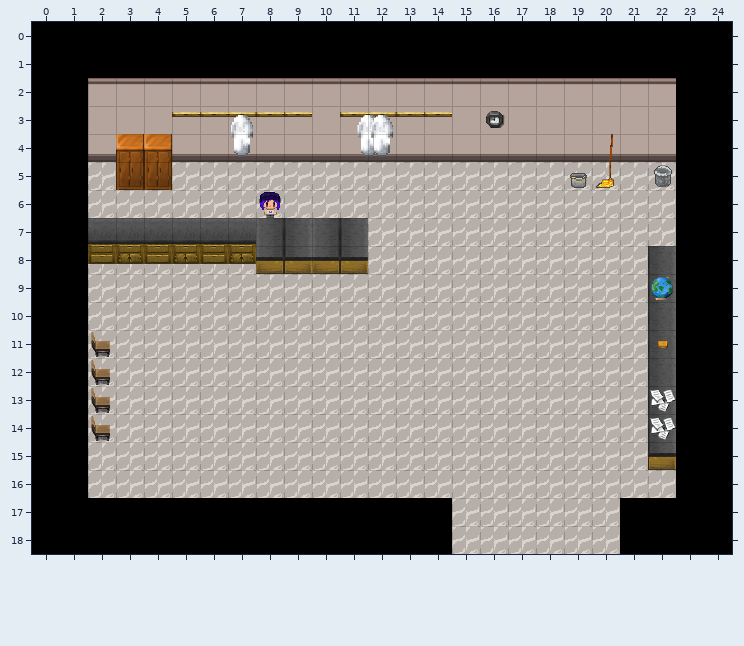
Tiled map -- Proyecto/RedBrickSky/assets/Tienda.tmx. The picture above is the old version.
Cells are 32x32 px. Shown: x 0..24, y 0..18.
After the commit:
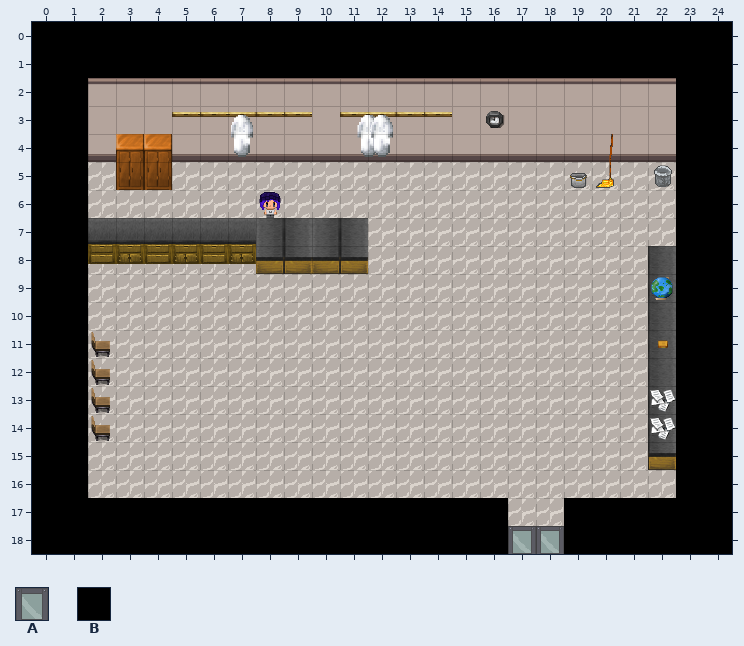
Key: from "Tileset_Tutorial_NIVEL_Beta1_N": A 73, B 253.
_ is an empty cell, . an unchanged one.
What changed:
--- layer "Objetos del entorno"
@@ x 15..20 @@
-17 __..__
-18 ______
+17 BB..BB
+18 BBAABB
